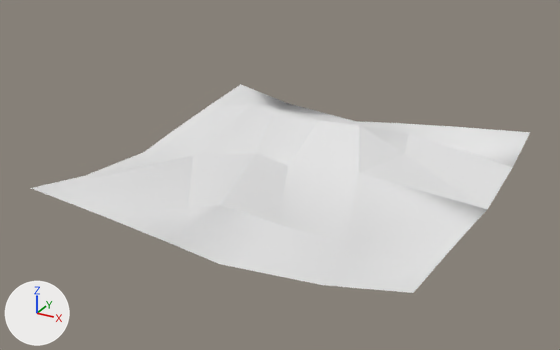
The glTF model Rogue-Robots/Assets/Models/ModularBlocks/Roof1_Col.gltf: old version first, new version second.
One viewpoint serves both versions: a 50 mm lens placed at (4.45, -8.71, 8.73), pointed at (-0.21, -0.23, 4.49). Every picture has the same lights, and +X, +Y and +Z are marked at lower left. Vertices at the same position are counted once.

Names of what the first picture shows: 'Roof1_Col'.
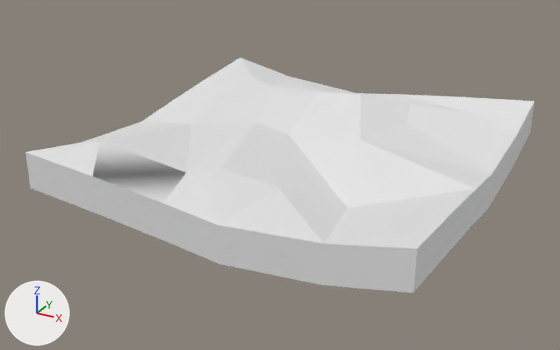
The change, as a diff of the scene's bpy script:
```diff
--- a/Rogue-Robots/Assets/Models/ModularBlocks/Roof1_Col.gltf.py
+++ b/Rogue-Robots/Assets/Models/ModularBlocks/Roof1_Col.gltf.py
@@ me_scene_025 @@
 # used by ob_roof1_col; location = (0.0, 0.0, 0.0)
-me_scene_025.from_pydata(...)  # 36 vertices, 50 faces; spans x -2.5..2.5, y -2.5..2.5, z 4.22..4.73
+me_scene_025.from_pydata(...)  # 72 vertices, 272 faces; spans x -2.5..2.5, y -2.5..2.5, z 4.22..5.22
+# me_scene_025 part 1
+# 5 vertices are added at (0.73, 0.28, 5.0), (0.2, 1.51, 5.2), (-1.37, 1.62, 5.06), (-0.27, 2.5, 4.88), (2.5, 0.27, 4.88)
+# 24 new vertices lie (0.0, 0.0, 0.48) away from vertices in x -2.5..2.5, y -2.5..2.5, z 4.22..4.7
+# 7 new vertices lie (0.0, 0.0, 0.49) away from vertices in x -2.5..0.42, y -2.5..0.45, z 4.34..4.73
+# 222 new faces join them
```

What differs and where, as boxes [x1, y1, x2, y2] in the pictures (560 x 350 px):
'Roof1_Col', reshaped (12% taller)
    before: [31, 84, 530, 293]
    after: [25, 58, 535, 293]
part 1 of me_scene_025, added
    after: [25, 58, 535, 293]
